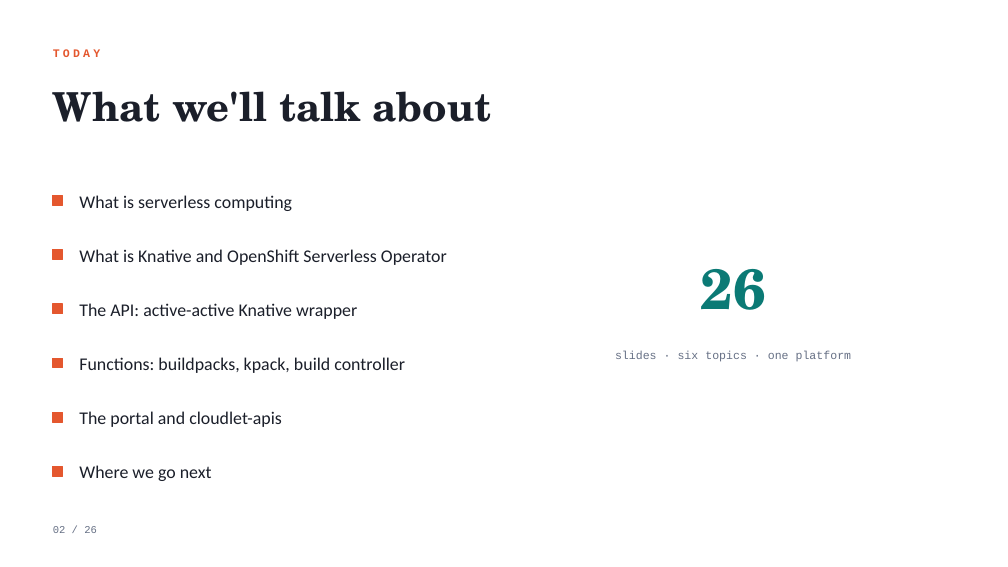
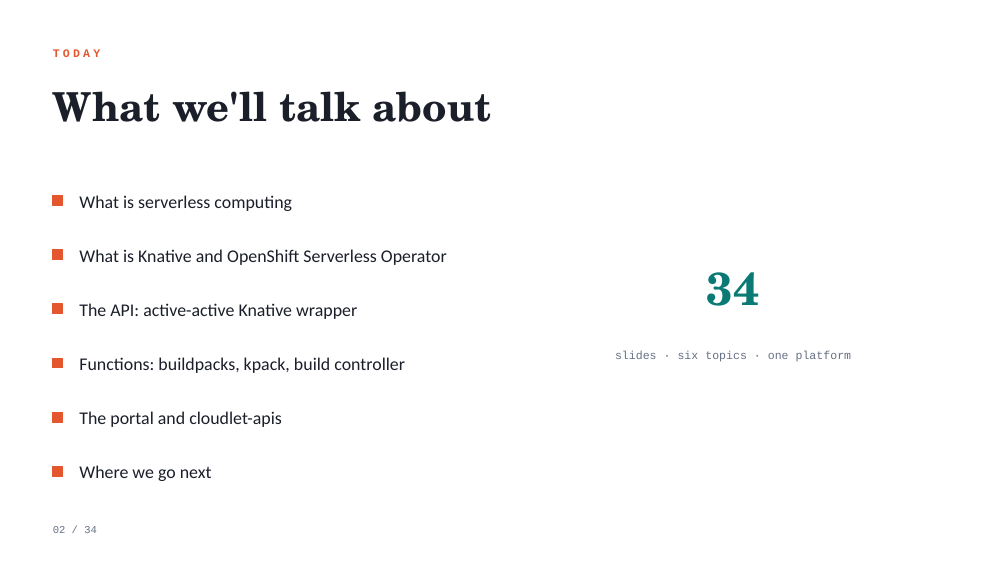
Before and after one commit to black-cloudlet/serverless, a slide deck: slide 2 of docs/presentation/serverless-platform.pptx. Drawn at 1008x567 pixels with LibreOffice and Linux fonts; fonts in the diff are those of the drawing. Boxes give left, top, right and bottom in pixels: in the first picture for what was removed or moved away, otherwise in the second. Text is boxed around its words. In the diff, an @@ line names an element or a change of style, - is before the commit and + after.

```diff
--- a/docs/presentation/serverless-platform.pptx
+++ b/docs/presentation/serverless-platform.pptx
@@ text at bbox=[707, 272, 760, 306]: text changed; size 54 to 44 pt @@
-26
+34
@@ text at bbox=[53, 526, 97, 533]: text changed @@
-02 / 26
+02 / 34
```
Also in this commit, not shown: 22 other slides changed, 10 slides added, 2 slides removed, 6 other files.
